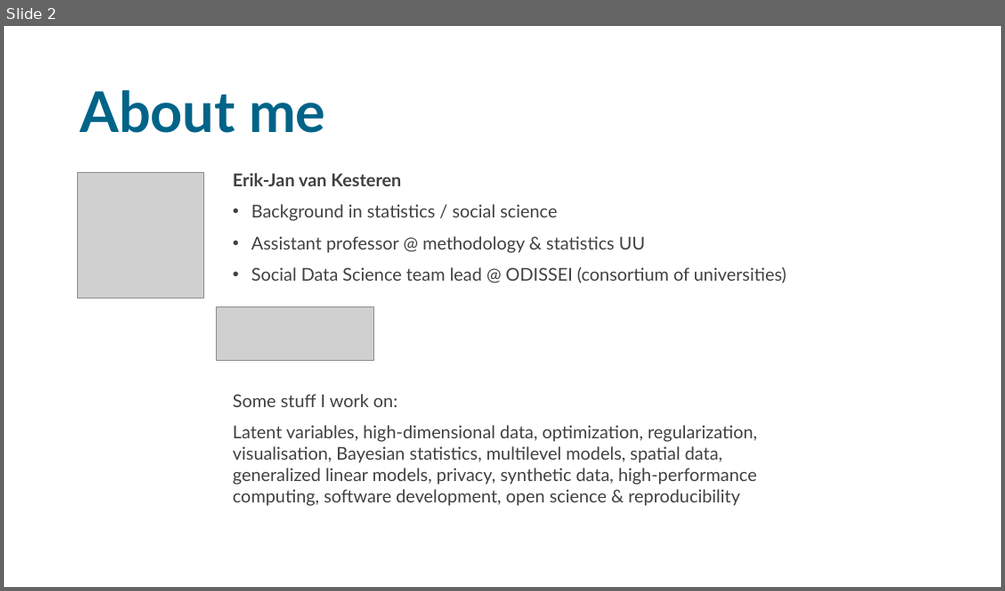
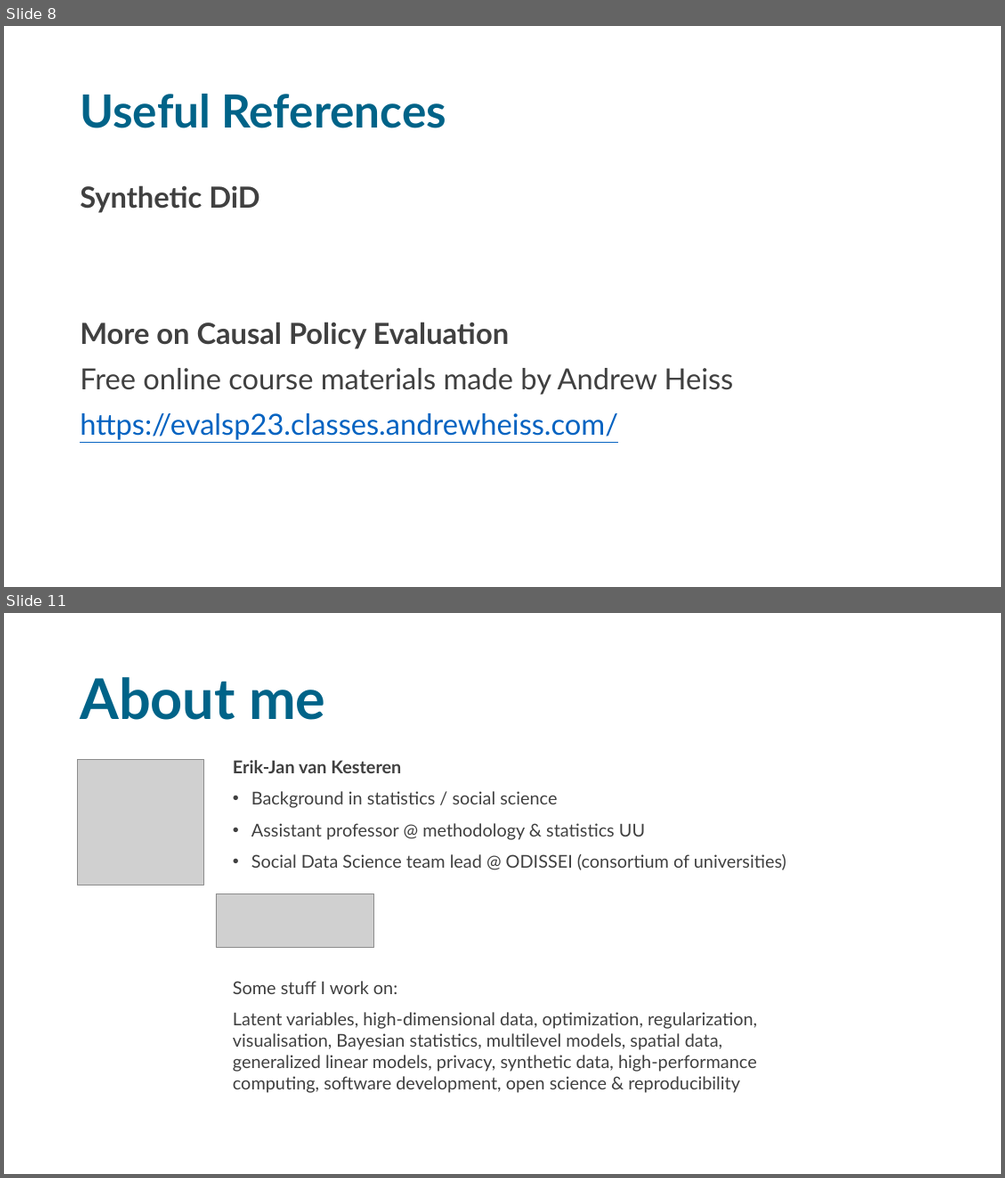
Before and after one commit to sodascience/workshop_causal_impact_assessment, a slide deck: lectures/05_discussion/discussion.pptx. Shown one above the other, each under a label of ours: slide 2 before the commit, slides 8 and 11 after it; the slides between them are not shown. The pictures are 1005x591 and 1005x1178 pixels, drawn with LibreOffice and Linux fonts; fonts in the diff are those of the drawing; grey boxes stand for pictures. Boxes give left, top, right and bottom in pixels: in the first picture for what was removed or moved away, otherwise in the second. Text is boxed around its words. In the diff, an @@ line names an element or a change of style, - is before the commit and + after.

```diff
--- a/lectures/05_discussion/discussion.pptx
+++ b/lectures/05_discussion/discussion.pptx
@@ slide 8 added at bbox=[4, 26, 1001, 587], background #FFFFFF @@
@@ title added at bbox=[80, 94, 447, 128], 44 pt, text #006388, bold @@
+Useful References
@@ text added at bbox=[80, 185, 734, 440], 28 pt, text #404040 @@
+Synthetic DiD
+More on Causal Policy Evaluation
+Free online course materials made by Andrew Heiss
+https://evalsp23.classes.andrewheiss.com/
@@ what was slide 2 is now slide 11 @@
```
Also in this commit, not shown: 9 other slides added, 2 slides removed, 8 other files.
